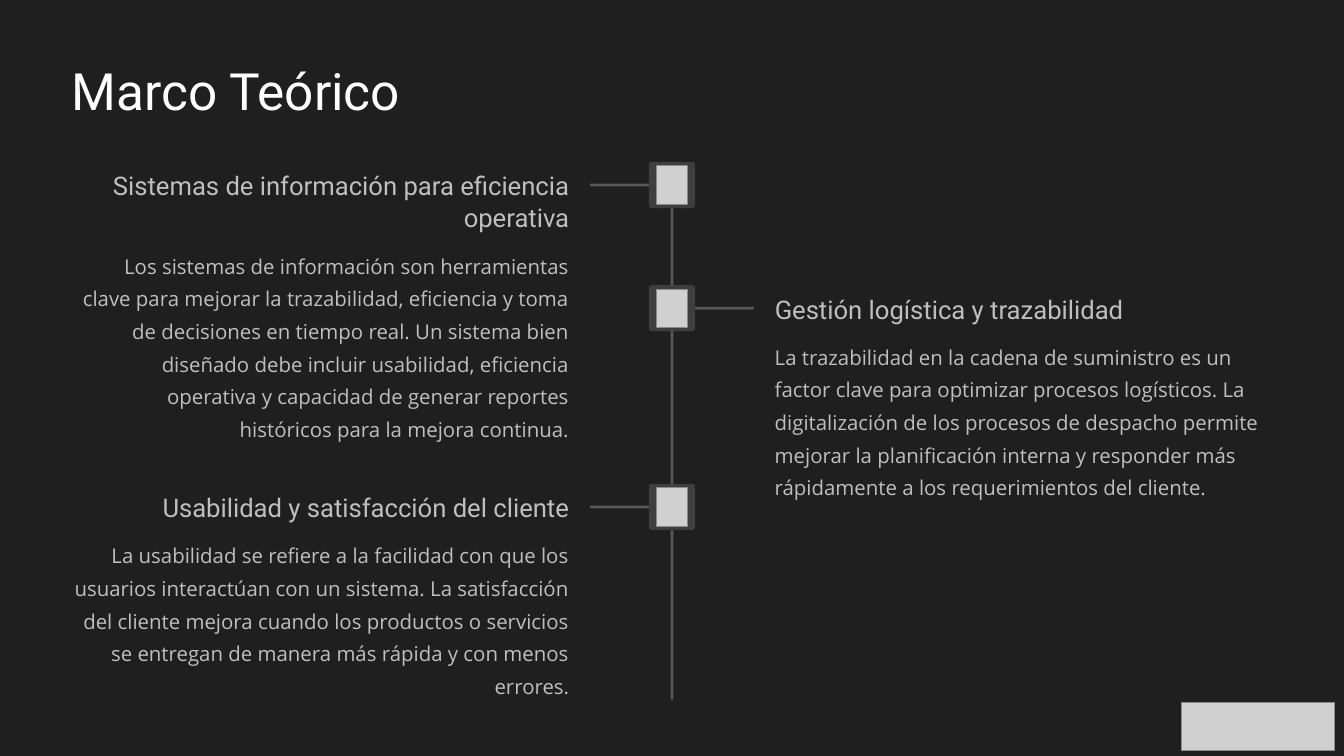
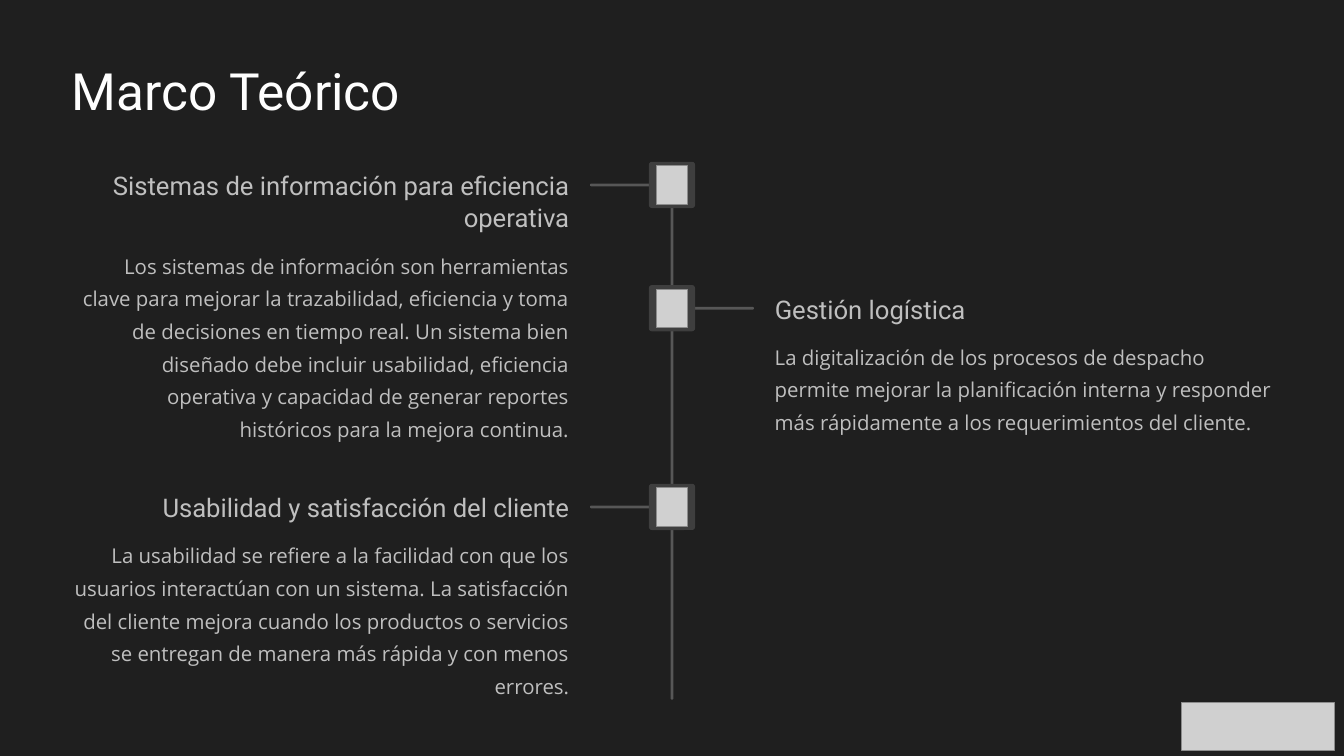
Before and after one commit to MikeBrevis/IACC_Examen_Final, a slide deck: slide 5 of MichelBrevis-Presentación examen final.pptx. Drawn at 1344x756 pixels with LibreOffice and Linux fonts; fonts in the diff are those of the drawing; grey boxes stand for pictures; background and template pictures are left out. Boxes give left, top, right and bottom in pixels: in the first picture for what was removed or moved away, otherwise in the second. Text is boxed around its words. In the diff, an @@ line names an element or a change of style, - is before the commit and + after.

```diff
--- a/MichelBrevis-Presentación examen final.pptx
+++ b/MichelBrevis-Presentación examen final.pptx
@@ text at (x1=775, y1=300, x2=966, y2=325): text changed @@
-Gestión logística y trazabilidad
+Gestión logística
@@ text at (x1=775, y1=349, x2=1271, y2=435): text changed @@
-La trazabilidad en la cadena de suministro es un factor clave para optimizar procesos logísticos. La digitalización de los procesos de despacho permite mejorar la planificación interna y responder más rápidamente a los requerimientos del cliente.
+La digitalización de los procesos de despacho permite mejorar la planificación interna y responder más rápidamente a los requerimientos del cliente.
```
Also in this commit, not shown: 3 other slides changed, 2 slides added, 4 slides removed.
